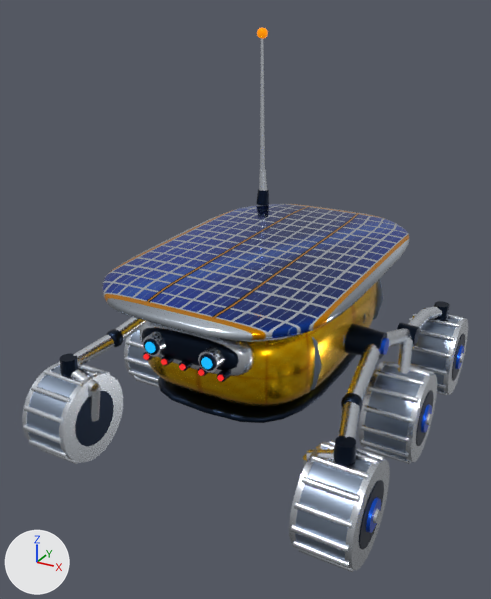
Renders of the glTF model assets/models/sojourner.glb from each side of a commit.
The view is the same before and after, from a 50 mm lens placed at (0.432, -0.87, 0.635), pointed at (-0.036, -0.018, 0.209). Every picture has the same lights, and +X, +Y and +Z are marked at lower left. The picture after the commit comes second. Where no turn or scale is listed for an object, it has been applied to the vertices.

Before the edit, the objects in view are built like this:
```python
ob_antenna = bpy.data.objects.new('Antenna', me_antennamesh)
ob_antenna.location = (-0.128, 0.215, 0.292)
ob_chassis = bpy.data.objects.new('Chassis', me_chassismesh)
ob_chassis.location = (0.0, 0.0, 0.0)
ob_wheelfl = bpy.data.objects.new('WheelFL', me_wheelleftmesh)
ob_wheelfl.parent = ob_sojournerroot
ob_wheelfl.location = (0.214, -0.228, 0.068)
ob_wheelfr = bpy.data.objects.new('WheelFR', me_wheelrightmesh)
ob_wheelfr.parent = ob_sojournerroot
ob_wheelfr.location = (-0.214, -0.228, 0.068)
ob_wheelml = bpy.data.objects.new('WheelML', me_wheelleftmesh)
ob_wheelml.parent = ob_sojournerroot
ob_wheelml.location = (0.214, 0.008, 0.068)
ob_wheelmr = bpy.data.objects.new('WheelMR', me_wheelrightmesh)
ob_wheelmr.parent = ob_sojournerroot
ob_wheelmr.location = (-0.214, 0.008, 0.068)
ob_wheelrl = bpy.data.objects.new('WheelRL', me_wheelleftmesh)
ob_wheelrl.parent = ob_sojournerroot
ob_wheelrl.location = (0.214, 0.224, 0.068)
```
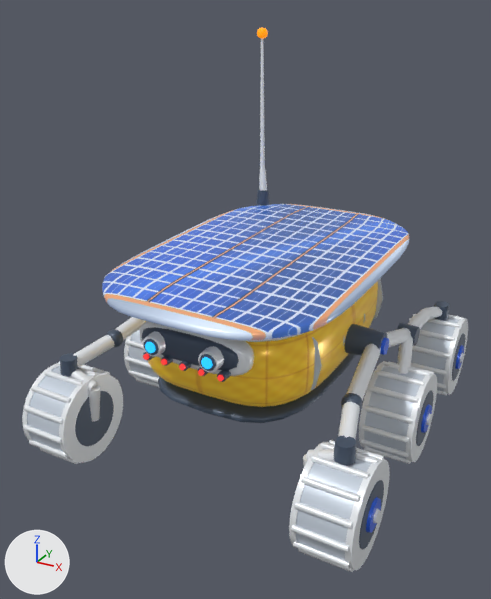
What changed in the scene script:
```text
Change mat_sojournergaassolararray:
    mat_sojournergaassolararray.metallic: 1.0 -> 0.08
    mat_sojournergaassolararray.roughness: 0.16 -> 0.24
    add mat_sojournergaassolararray.emission_strength = 1.0
    add mat_sojournergaassolararray.emission_color = (0.03, 0.07, 0.16)  # dark blue #304b6f
Change mat_sojournergoldkaptonfoil:
    where n0 = _N.new('ShaderNodeBsdfPrincipled'); n0.name = 'Principled BSDF'
    n0.inputs[1].default_value: 1.0 -> 0.18  # 'Metallic'
    n0.inputs[2].default_value: 0.24 -> 0.28  # 'Roughness'
    add n0.inputs[28].default_value = 1.0  # 'Emission Strength'
    add n0.inputs[27].default_value = (0.1, 0.07, 0.01, 1.0)  # 'Emission Color', brown #594b19
Change mat_machinedaluminumstruts:
    mat_machinedaluminumstruts.base_color: (0.761, 0.807, 0.871) -> (0.88, 0.913, 0.947)  # white #e2e8f0 -> white #f1f5f9
    mat_machinedaluminumstruts.metallic: 1.0 -> 0.16
    mat_machinedaluminumstruts.roughness: 0.25 -> 0.3
Change mat_brushedaluminumwheels:
    mat_brushedaluminumwheels.base_color: (0.296, 0.366, 0.479) -> (0.597, 0.665, 0.753)  # greyish blue #94a3b8 -> pale blue #cbd5e1
    mat_brushedaluminumwheels.metallic: 1.0 -> 0.16
Change mat_darkanodizedtitanium:
    mat_darkanodizedtitanium.base_color: (0.013, 0.0222, 0.0437) -> (0.063, 0.0908, 0.141)  # dark blue #1e293b -> dark blue #475569
    mat_darkanodizedtitanium.metallic: 1.0 -> 0.12
Change mat_nasacobalthubcap:
    mat_nasacobalthubcap.metallic: 1.0 -> 0.15
Change mat_stereocameracyanlens:
    mat_stereocameracyanlens.metallic: 1.0 -> 0.05
```

Location of each change, [x1, y1, x2, y2] in pixels of the pictures (491 x 599 px):
'Chassis', surface changed, recoloured (lighter): [60, 204, 450, 467] in both
'WheelFL', recoloured, surface changed (lighter): [289, 440, 390, 572] in both
'WheelFR', recoloured, surface changed (lighter): [22, 361, 123, 464] in both
'WheelML', recoloured, surface changed (lighter): [359, 361, 437, 464] in both
'WheelRL', recoloured, surface changed (lighter): [411, 311, 468, 395] in both
'WheelMR', recoloured, surface changed (lighter): [124, 329, 160, 388] in both
'Antenna', recoloured, surface changed (lighter): [256, 27, 269, 205] in both
